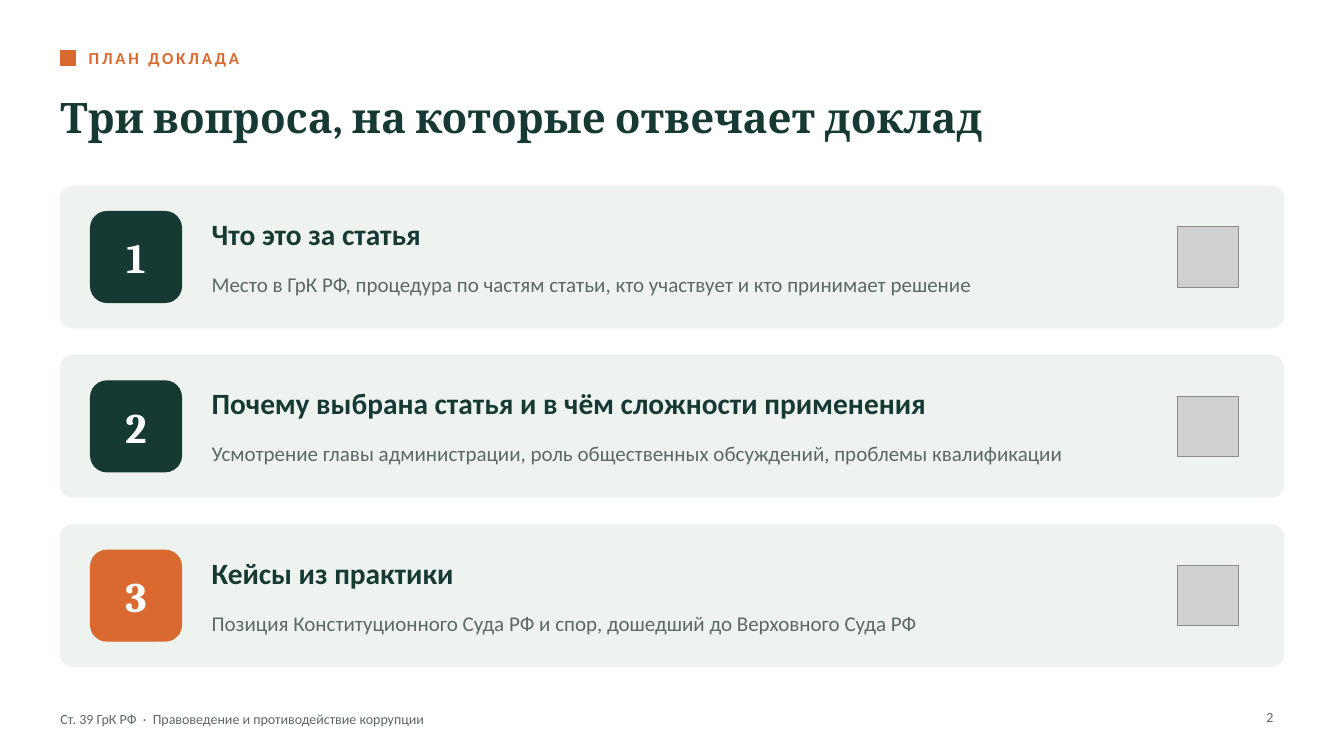
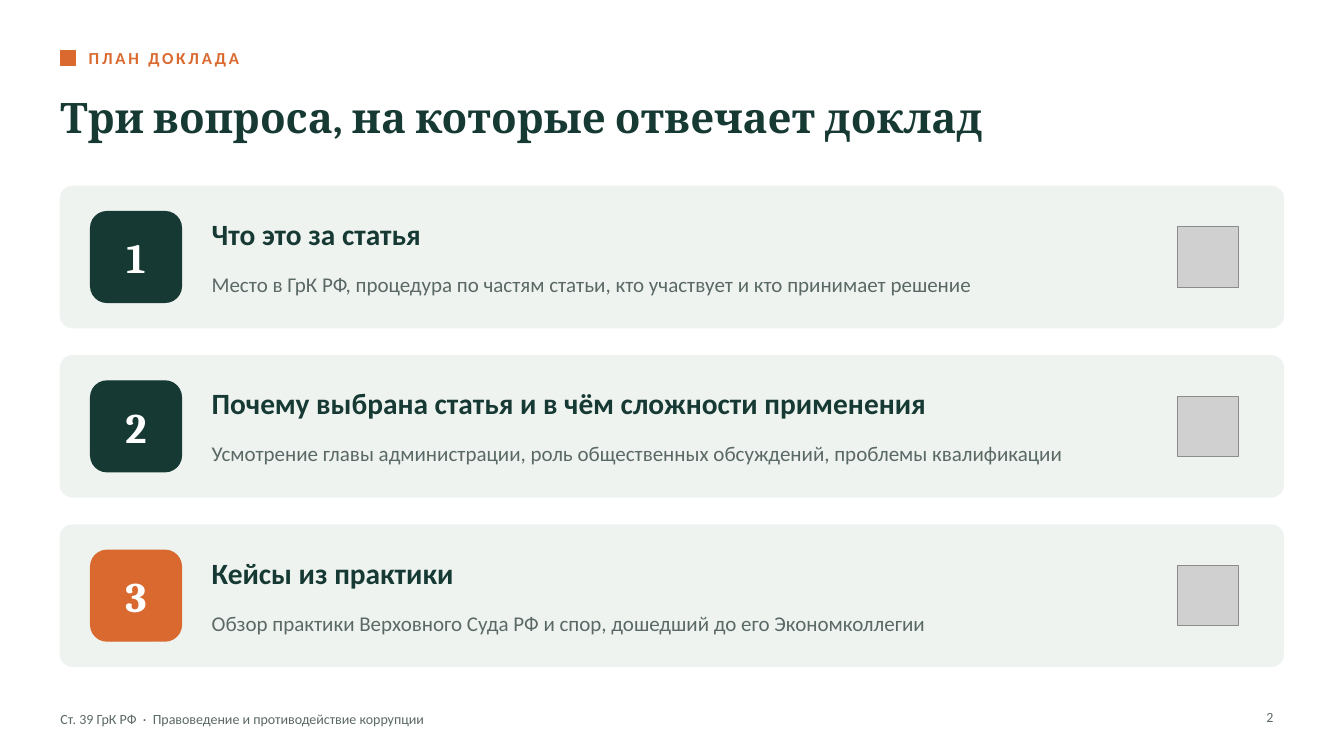
Before and after one commit to danok12/danok12, a slide deck: slide 2 of ucheba/pravovedenie-grk/Ст. 39 ГрК РФ — презентация.pptx. Drawn at 1344x756 pixels with LibreOffice and Linux fonts; fonts in the diff are those of the drawing; grey boxes stand for pictures. Boxes give left, top, right and bottom in pixels: in the first picture for what was removed or moved away, otherwise in the second. Text is boxed around its words. In the diff, an @@ line names an element or a change of style, - is before the commit and + after.

```diff
--- a/ucheba/pravovedenie-grk/Ст. 39 ГрК РФ — презентация.pptx
+++ b/ucheba/pravovedenie-grk/Ст. 39 ГрК РФ — презентация.pptx
@@ text at bbox=[212, 617, 924, 635]: text changed @@
-Позиция Конституционного Суда РФ и спор, дошедший до Верховного Суда РФ
+Обзор практики Верховного Суда РФ и спор, дошедший до его Экономколлегии
```
Also in this commit, not shown: 4 other slides changed, 5 other files.
